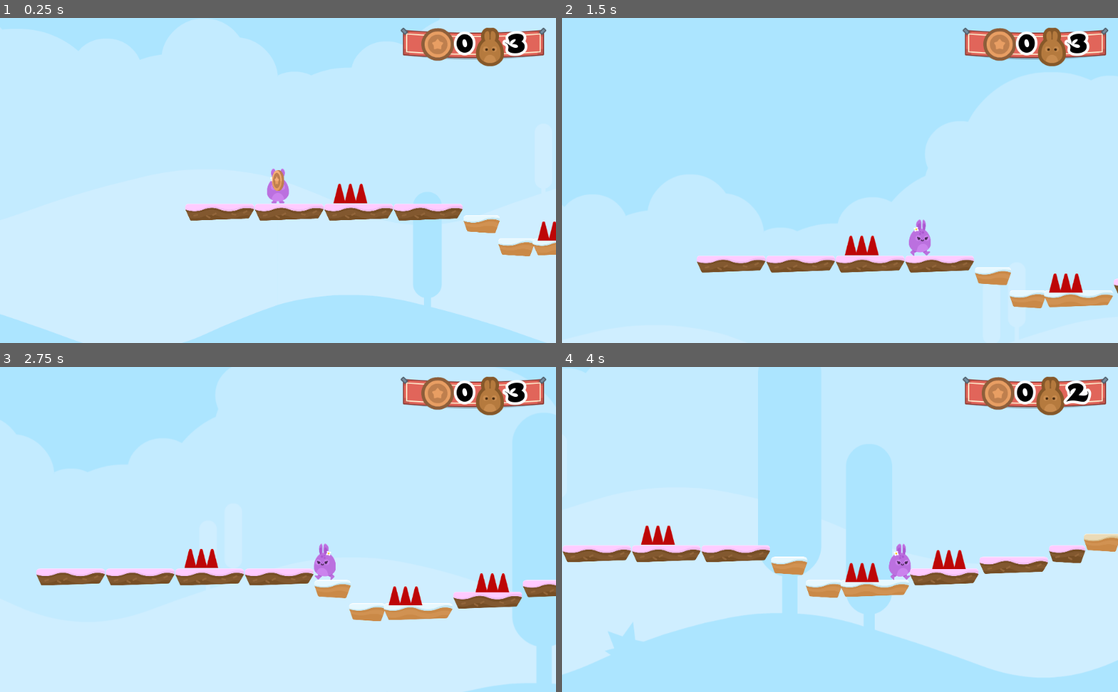
Above: before the commit, frames 1-4 (two rows, left to right).
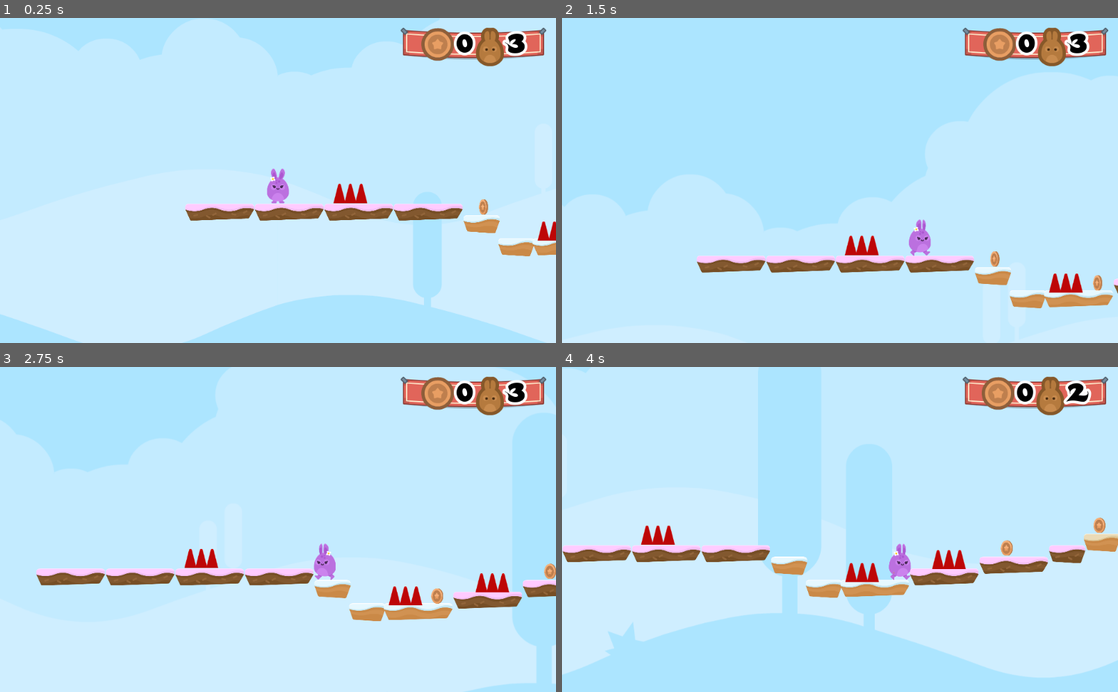
Above: after the commit, the same moments.

Repository: KennedyMungai/SimplePlatformer
Game: Godot game, scene res://Scenes/Levels/Level1.tscn
The game is run twice, just before and just after one commit, with the same random seed, the same clock (stepped at 60 frames per second) and the same inputs.
Inputs:
- Up to frame 1 (0.25 s): no input
- Up to frame 2 (1.5 s): hold D (right) from 0.53 s (still down); tap W (jump) at 0.77 s
- Up to frame 3 (2.75 s): tap W (jump) at 1.52 s; release D (right) at 2.03 s; hold A (left) from 2.03 s (still down)
- Up to frame 4 (4 s): release A (left) at 2.78 s; hold D (right) from 2.78 s (still down); tap W (jump) at 3.02, 3.77 s

The runs differ from the first frame. In frame 1, 0.2% of the frame differs, in the area x 48-88%, y 46-61%; in frame 2, 0.1%; in frame 3, 0.2%; in frame 4, 0.2%.

Commit message:
Added some coins inside the scene

Diff:
--- a/Scenes/Levels/Level1.tscn
+++ b/Scenes/Levels/Level1.tscn
@@ -63,4 +63,13 @@
 [node name="Coins" type="Node" parent="."]
 
 [node name="Coin" parent="Coins" instance=ExtResource( 8 )]
-position = Vector2( 0.033, 0 )
+position = Vector2( 1136, 147 )
+
+[node name="Coin2" parent="Coins" instance=ExtResource( 8 )]
+position = Vector2( 1704, 280 )
+
+[node name="Coin3" parent="Coins" instance=ExtResource( 8 )]
+position = Vector2( 2328, 144 )
+
+[node name="Coin4" parent="Coins" instance=ExtResource( 8 )]
+position = Vector2( 2840, 18 )
